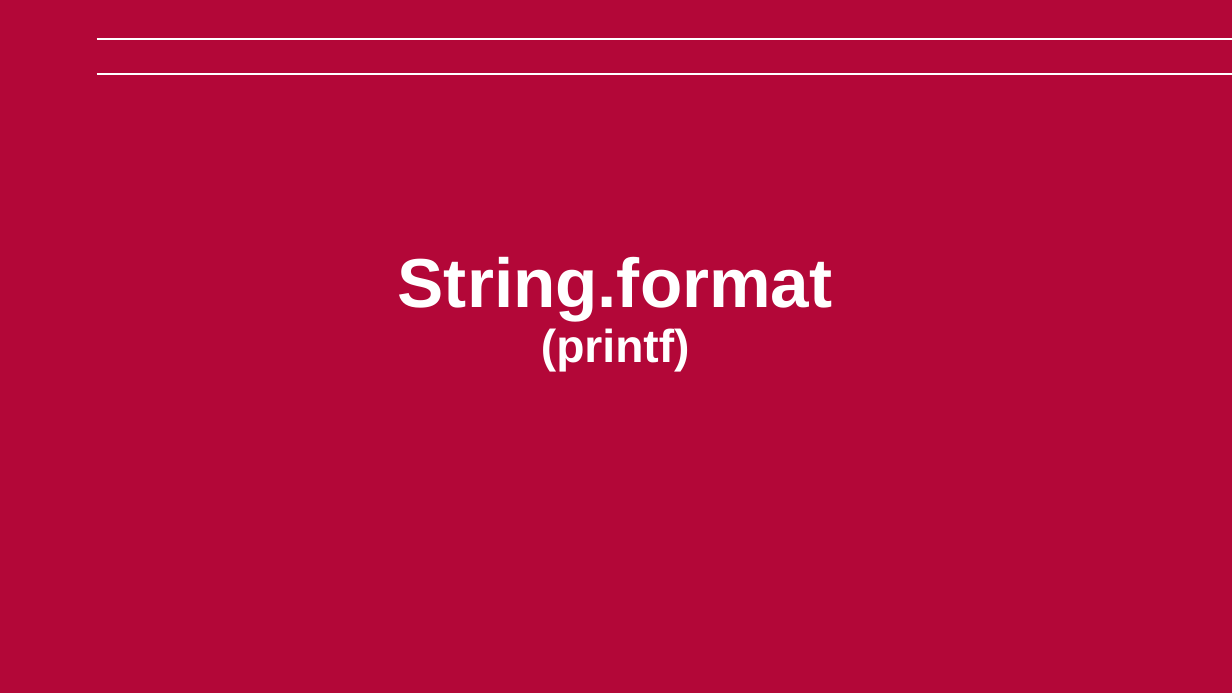
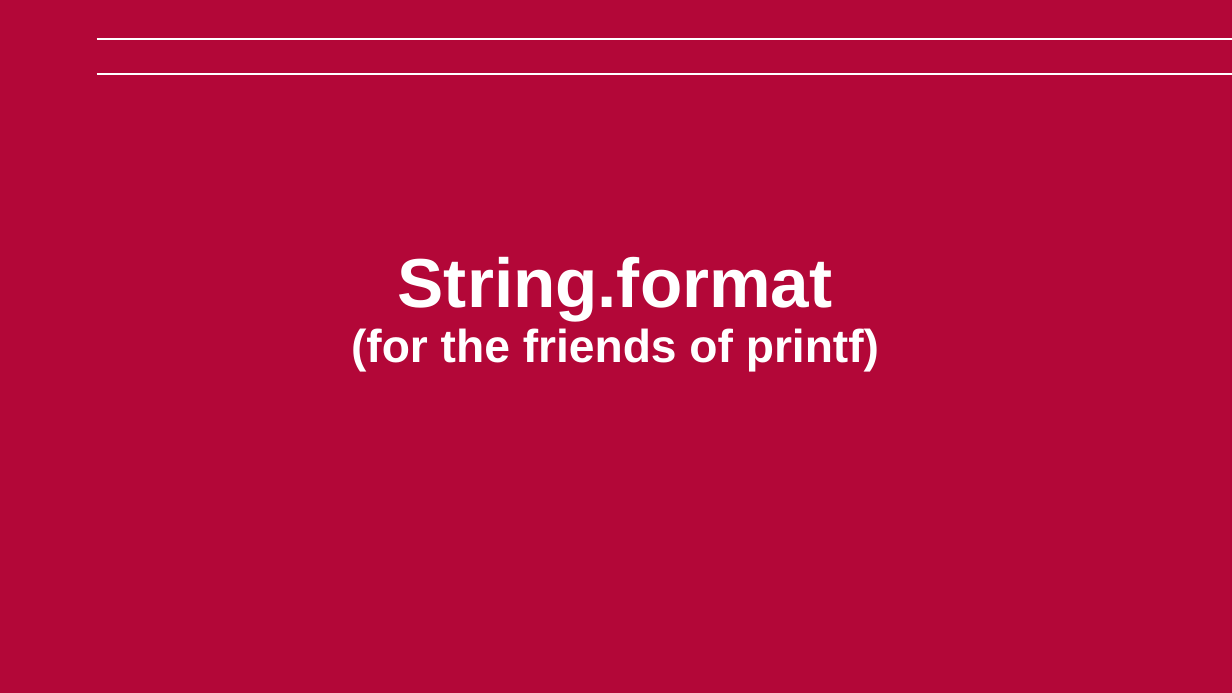
Before and after one commit to mikegrace2/CSEN160-Fall2026-Course-Website, a slide deck: slide 35 of lectures/Week01_JavaRefresher/3_JavaRefresher_V4.pptx. Drawn at 1232x693 pixels with LibreOffice and Linux fonts; fonts in the diff are those of the drawing; background and template pictures are left out. Boxes give left, top, right and bottom in pixels: in the first picture for what was removed or moved away, otherwise in the second. Text is boxed around its words. In the diff, an @@ line names an element or a change of style, - is before the commit and + after.

```diff
--- a/lectures/Week01_JavaRefresher/3_JavaRefresher_V4.pptx
+++ b/lectures/Week01_JavaRefresher/3_JavaRefresher_V4.pptx
@@ title at (x1=351, y1=256, x2=879, y2=372): text changed; size 54 to 36 pt @@
-String.format
-(printf)
+String.format
+(for the friends of printf)
```
Also in this commit, not shown: 9 other slides changed.
